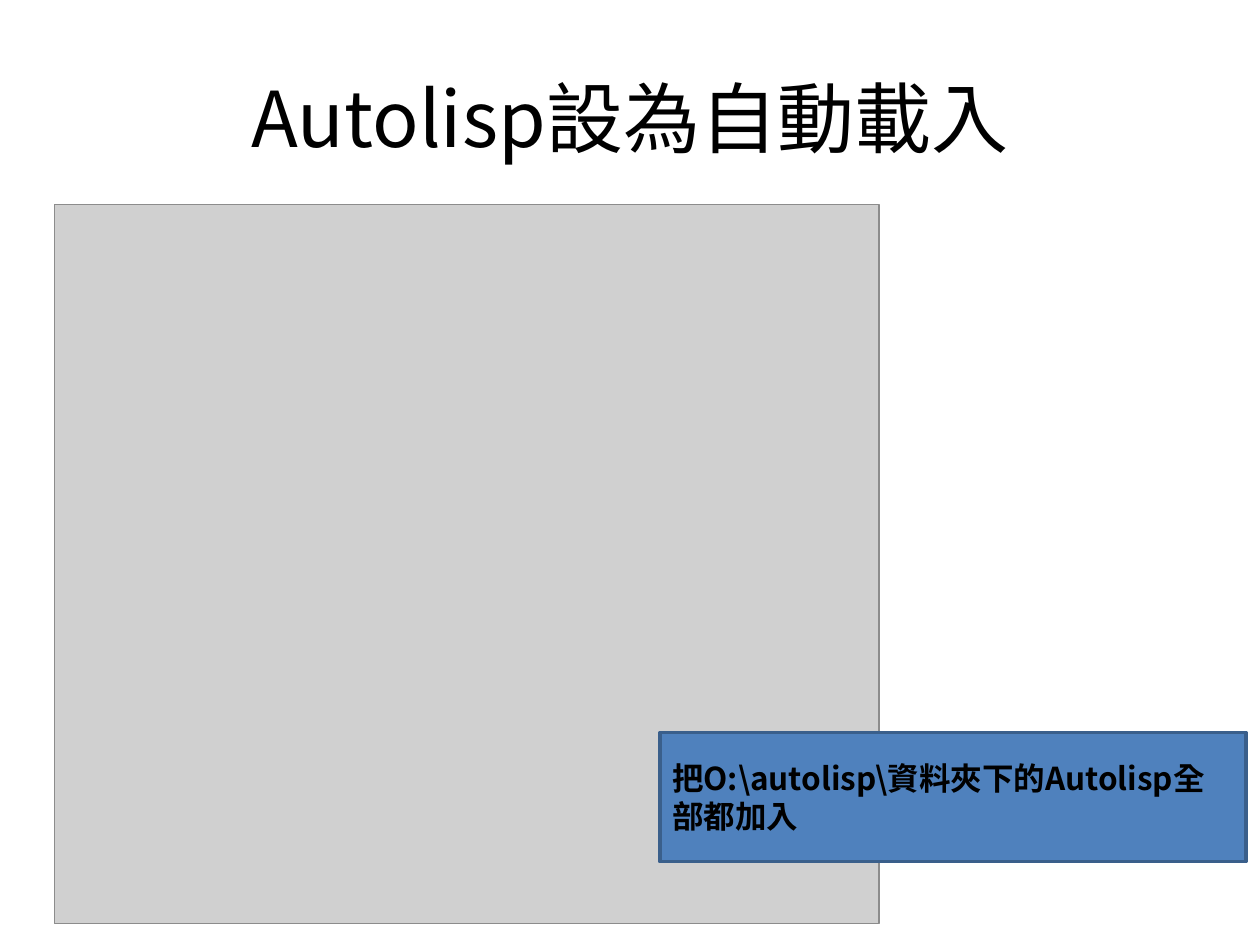
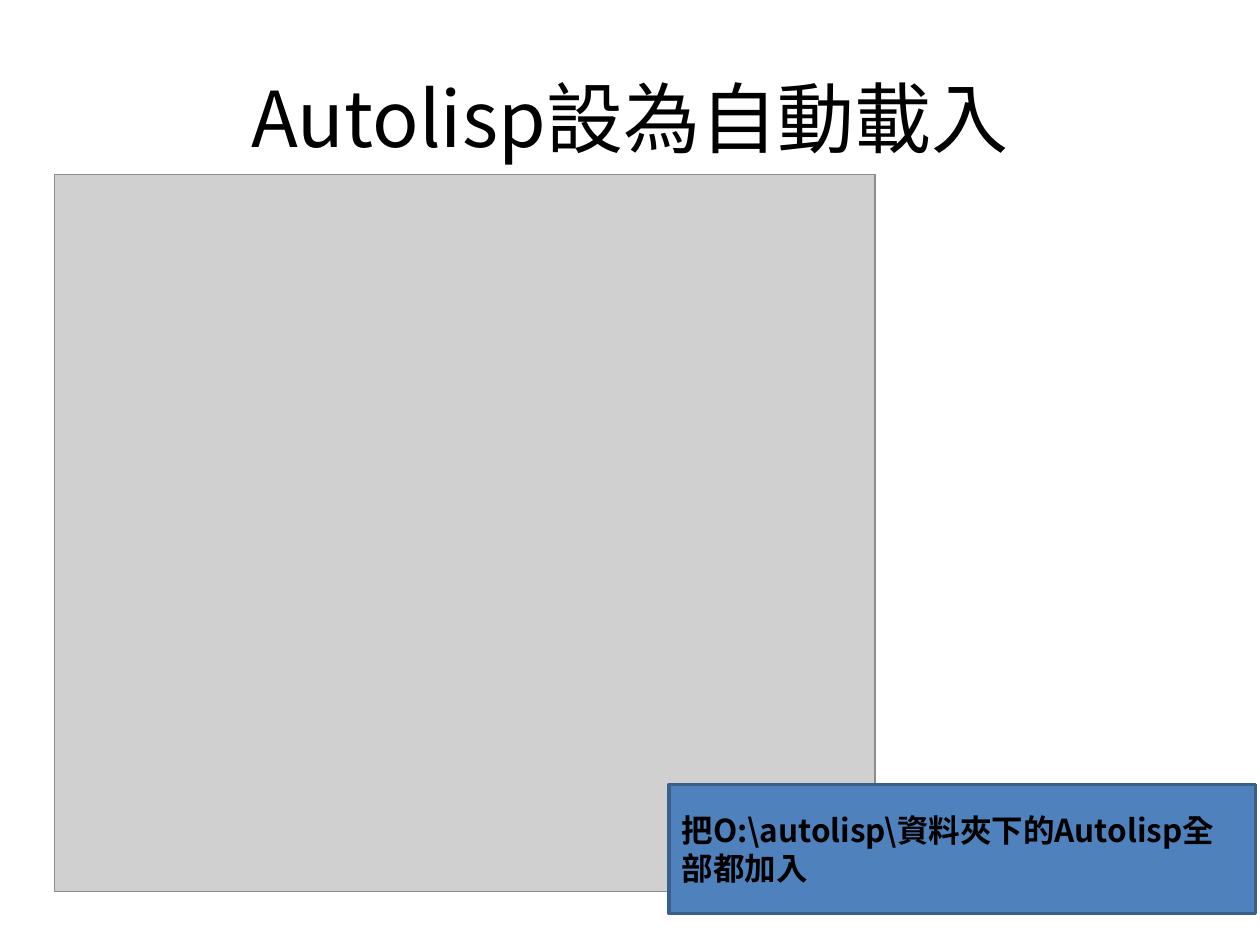
Before and after one commit to stanleykao72/odoo_autocad, a slide deck: slide 20 of python_installer/odoo_autocad_installation_guide.pptx. Drawn at 1260x945 pixels with LibreOffice and Linux fonts; fonts in the diff are those of the drawing; grey boxes stand for pictures. Boxes give left, top, right and bottom in pixels: in the first picture for what was removed or moved away, otherwise in the second. Text is boxed around its words. In the diff, an @@ line names an element or a change of style, - is before the commit and + after.

```diff
--- a/python_installer/odoo_autocad_installation_guide.pptx
+++ b/python_installer/odoo_autocad_installation_guide.pptx
@@ picture: place and size @@
-picture at bbox=[54, 204, 878, 924]
+picture at bbox=[54, 175, 874, 892]
@@ rectangle "把O:\autolisp\資料夾下的Autolisp全部都加入": place and size @@
-rectangle "把O:\autolisp\資料夾下的Autolisp全部都加入" at bbox=[660, 732, 1246, 861]
+rectangle "把O:\autolisp\資料夾下的Autolisp全部都加入" at bbox=[669, 785, 1255, 914]
```
Also in this commit, not shown: 1 other slide changed, 1 slide added, 1 slide removed, 14 other files.
